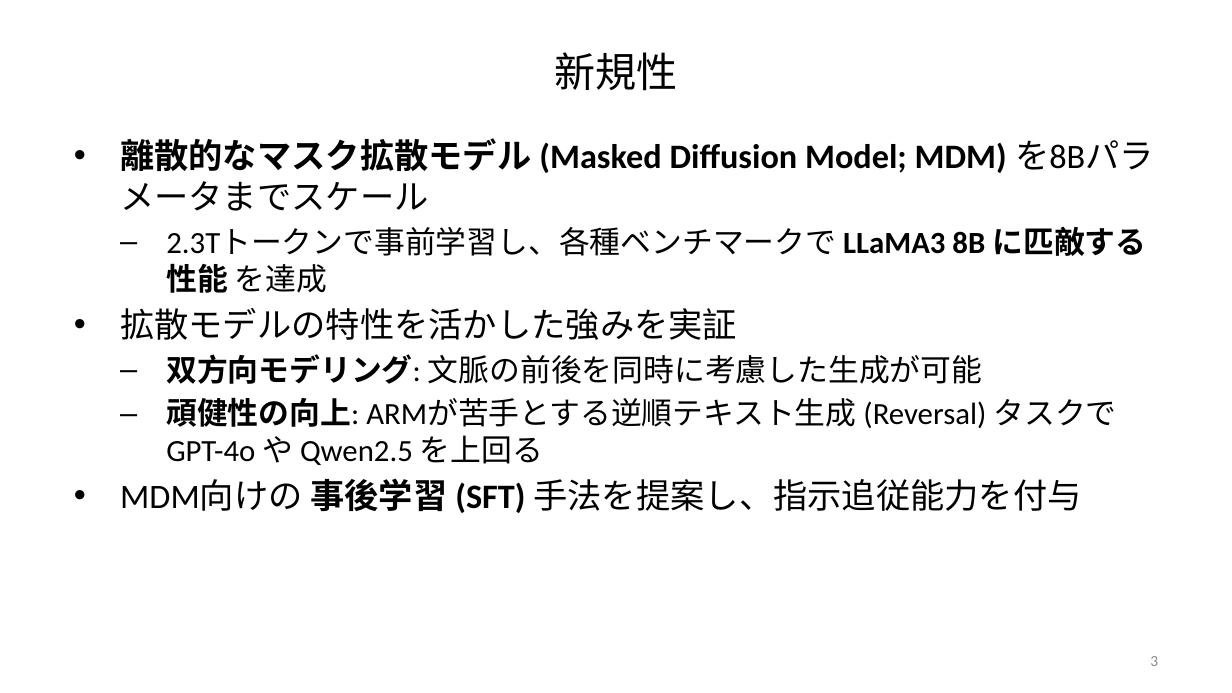
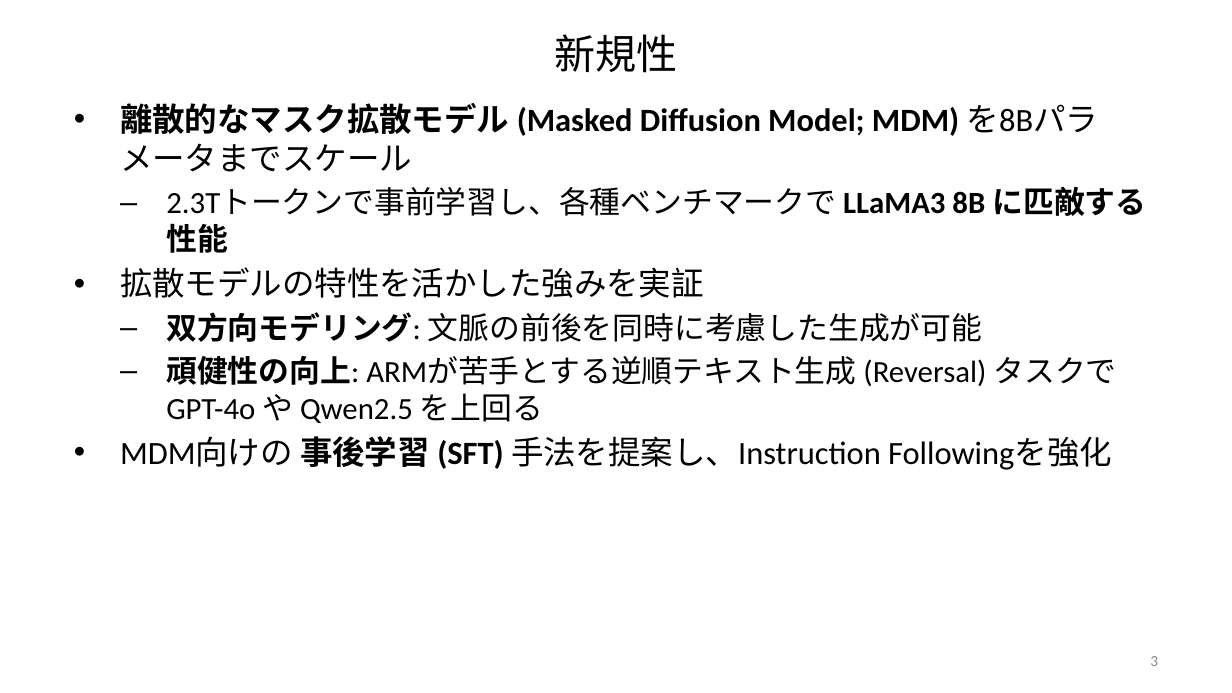
Before and after one commit to frinfo702/research-v1, a slide deck: slide 3 of presentation/decks/LLaDA/LLaDA_ja.pptx. Drawn at 1232x693 pixels with LibreOffice and Linux fonts; fonts in the diff are those of the drawing. Boxes give left, top, right and bottom in pixels: in the first picture for what was removed or moved away, otherwise in the second. Text is boxed around its words. In the diff, an @@ line names an element or a change of style, - is before the commit and + after.

```diff
--- a/presentation/decks/LLaDA/LLaDA_ja.pptx
+++ b/presentation/decks/LLaDA/LLaDA_ja.pptx
@@ title "新規性": place and size @@
-title "新規性" at [554,52,677,91]
+title "新規性" at [554,34,677,73]
@@ text "離散的なマスク拡散モデル (Masked Diffusion Model; MDM) ...": place and size @@
-text "離散的なマスク拡散モデル (Masked Diffusion Model; MDM) ..." at [120,138,1154,513]
+text "離散的なマスク拡散モデル (Masked Diffusion Model; MDM) ..." at [120,103,1146,470]
@@ text at [120,103,1098,298]: size 20 to 19 pt in "離散的なマスク拡散モデル (Masked Diffusion Model; MDM) を8Bパラメータまでスケール", "拡散モデルの特性を活かした強みを実証" @@
@@ text at [166,186,1146,253]: text changed @@
-  – 2.3Tトークンで事前学習し、各種ベンチマークで LLaMA3 8B に匹敵する性能 を達成
+  – 2.3Tトークンで事前学習し、各種ベンチマークで LLaMA3 8B に匹敵する性能
@@ text at [120,436,1112,470]: text changed; size 20 to 19 pt @@
-• MDM向けの 事後学習 (SFT) 手法を提案し、指示追従能力を付与
+• MDM向けの 事後学習 (SFT) 手法を提案し、Instruction Followingを強化
```
Also in this commit, not shown: 14 other slides changed, 6 other files.
